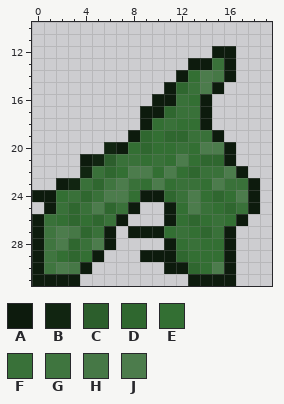
Pixel-art sprite -- tinker/textures/items/broadsword/moss_sword_effect.png. Above: the version before the commit.
The file is 32x32 pixels. Colours within 5 levels of each other are drawn and written as one. Shown: x 0..19, y 10..31.
Palette (. is transparent): A #0d1b0d  B #112511  C #2c5e2c  D #2f672f  E #336f33  F #397139  G #3f753f  H #467846  J #4c7c4c
Pixels before, first column x 0:
12 ...............AA..
13 .............AAFA..
14 ............AEJHA..
15 ...........ADFJA...
16 ..........AAFEA....
17 .........AADFFA....
18 .........AEFEEA....
19 ........ADEDDFFA...
20 ......BAEDEEFEJJA..
21 ....ABCFFEFEJEDDA..
22 ....BFDEJJEJEDFFJA.
23 ..ABFDGJFEJEFFEJFFA
24 AAEFDFJJEAADFJEDEJA
25 .AFDFJDFA..AEJFEDFA
26 AFEDEDFA...AEDEFEA.
27 AGJHDFA.AAAEFEDFA..
28 AGJDFJA....AEFEEA..
29 AGEDEA...AAADEEEA..
30 AGJHA......AADEJA..
31 AAAA.........AAAA..
After the commit:
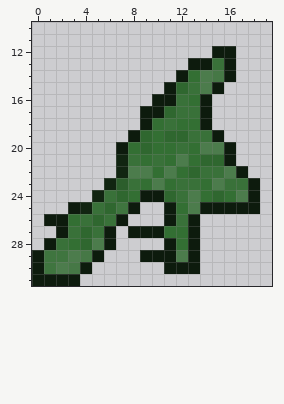
The edit:
y 20: x 6 B -> .
y 21: x 4..7 ABCF -> ...B
y 22: x 4..7 BFDE -> ...B
y 23: x 2..7 ABFDGJ -> ....BC
y 24: x 0..7 AAEFDFJJ -> .....BFD
y 25: x 1..5 AFDFJ -> ..ABF; x 7 F -> G; x 14..17 FEDF -> AAAA
y 26: x 0..4 AFEDE -> .AAEF; x 12..17 EDEFEA -> FA....
y 27: x 0..3 AGJH -> ..AF; x 12..16 FEDFA -> EA...
y 28: x 0..4 AGJDF -> .AFED; x 13..16 FEEA -> A...
y 29: x 2..4 EDE -> GJH; x 12..16 DEEEA -> JA...
y 30: x 13..16 DEJA -> A...
y 31: x 13..16 AAAA -> ....
